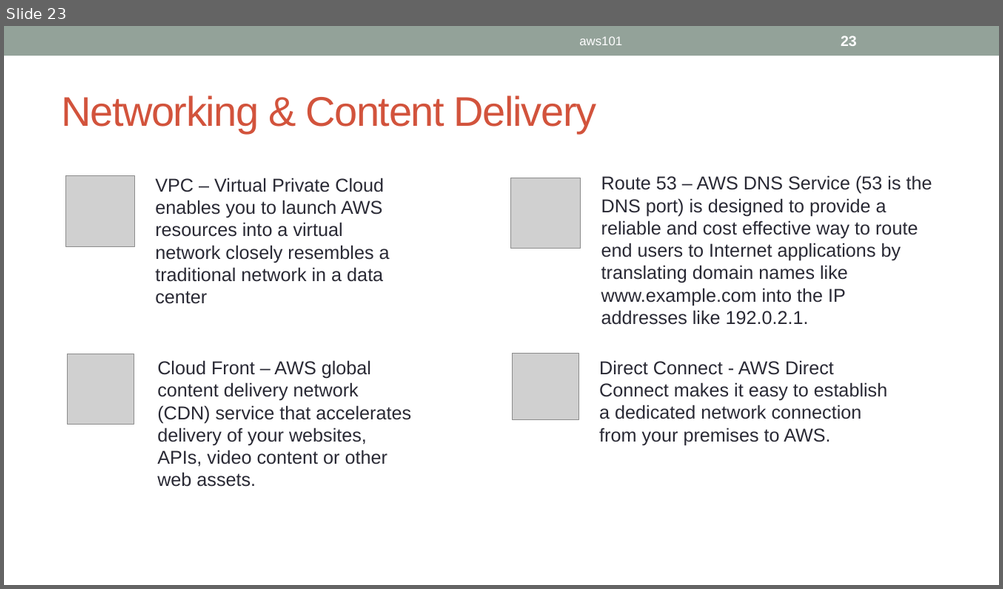
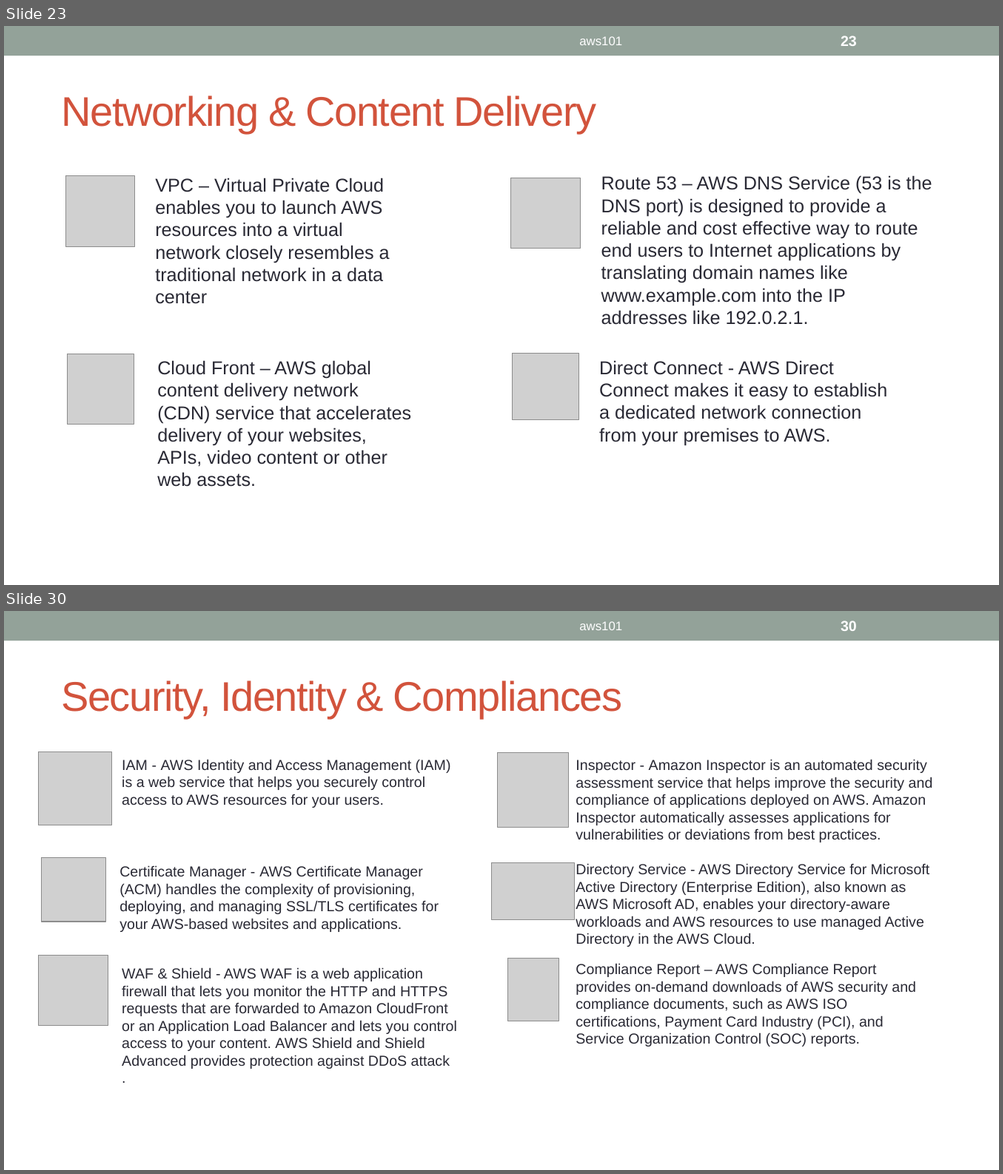
Before and after one commit to ignis01/aws101, a slide deck: aws101.pptx. Shown one above the other, each under a label of ours: slide 23 before the commit, slides 23 and 30 after it; the slides between them are not shown. The pictures are 1003x589 and 1003x1174 pixels, drawn with LibreOffice and Linux fonts; fonts in the diff are those of the drawing; grey boxes stand for pictures. Boxes give left, top, right and bottom in pixels: in the first picture for what was removed or moved away, otherwise in the second. Text is boxed around its words. In the diff, an @@ line names an element or a change of style, - is before the commit and + after.

```diff
--- a/aws101.pptx
+++ b/aws101.pptx
@@ slide 30 added at (x1=4, y1=611, x2=999, y2=1170), background #FFFFFF; not listed: 1 template element that a slide beside it also shows @@
@@ text added at (x1=579, y1=621, x2=622, y2=630), 12 pt, text #FFFFFF @@
+aws101
@@ page number added at (x1=840, y1=621, x2=856, y2=631), 14 pt, text #FFFFFF, bold @@
+30
@@ title added at (x1=61, y1=681, x2=623, y2=718), 40 pt, text #D2533C @@
+Security, Identity & Compliances
@@ picture added at (x1=38, y1=752, x2=111, y2=825) @@
@@ text added at (x1=122, y1=759, x2=451, y2=808), 14 pt, text #292934 @@
+IAM - AWS Identity and Access Management (IAM) is a web service that helps you securely control access to AWS resources for your users.
@@ picture added at (x1=497, y1=753, x2=568, y2=828) @@
@@ text added at (x1=575, y1=759, x2=933, y2=843), 14 pt, text #292934 @@
+Inspector - Amazon Inspector is an automated security assessment service that helps improve the security and compliance of applications deployed on AWS. Amazon Inspector automatically assesses applications for vulnerabilities or deviations from best practices.
@@ picture added at (x1=41, y1=858, x2=105, y2=922) @@
@@ text added at (x1=119, y1=866, x2=438, y2=932), 14 pt, text #292934 @@
+Certificate Manager - AWS Certificate Manager (ACM) handles the complexity of provisioning, deploying, and managing SSL/TLS certificates for your AWS-based websites and applications.
@@ picture added at (x1=491, y1=863, x2=574, y2=920) @@
@@ text added at (x1=575, y1=863, x2=930, y2=947), 14 pt, text #292934 @@
+Directory Service - AWS Directory Service for Microsoft Active Directory (Enterprise Edition), also known as AWS Microsoft AD, enables your directory-aware workloads and AWS resources to use managed Active Directory in the AWS Cloud.
@@ picture added at (x1=38, y1=956, x2=108, y2=1026) @@
@@ picture added at (x1=508, y1=959, x2=558, y2=1022) @@
@@ text added at (x1=575, y1=963, x2=916, y2=1047), 14 pt, text #292934 @@
+Compliance Report – AWS Compliance Report provides on-demand downloads of AWS security and compliance documents, such as AWS ISO certifications, Payment Card Industry (PCI), and Service Organization Control (SOC) reports.
@@ text added at (x1=122, y1=968, x2=457, y2=1069), 14 pt, text #292934 @@
+WAF & Shield - AWS WAF is a web application firewall that lets you monitor the HTTP and HTTPS requests that are forwarded to Amazon CloudFront or an Application Load Balancer and lets you control access to your content. AWS Shield and Shield Advanced provides protection against DDoS attack
+.
```
Also in this commit, not shown: 2 slides changed, 12 other slides added.
